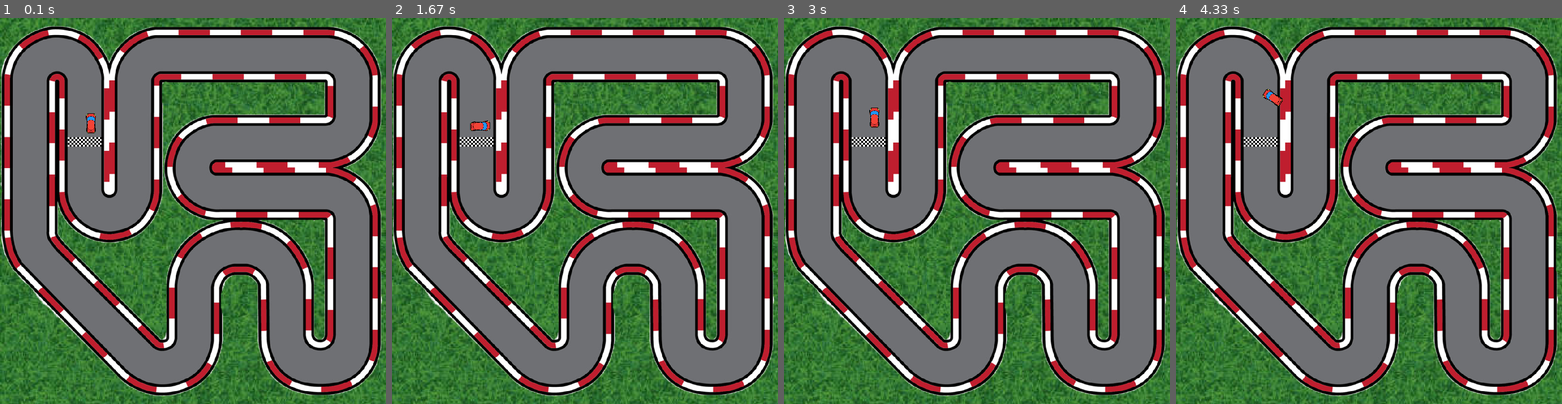
Above: before the commit, frames 1-4 (left to right).
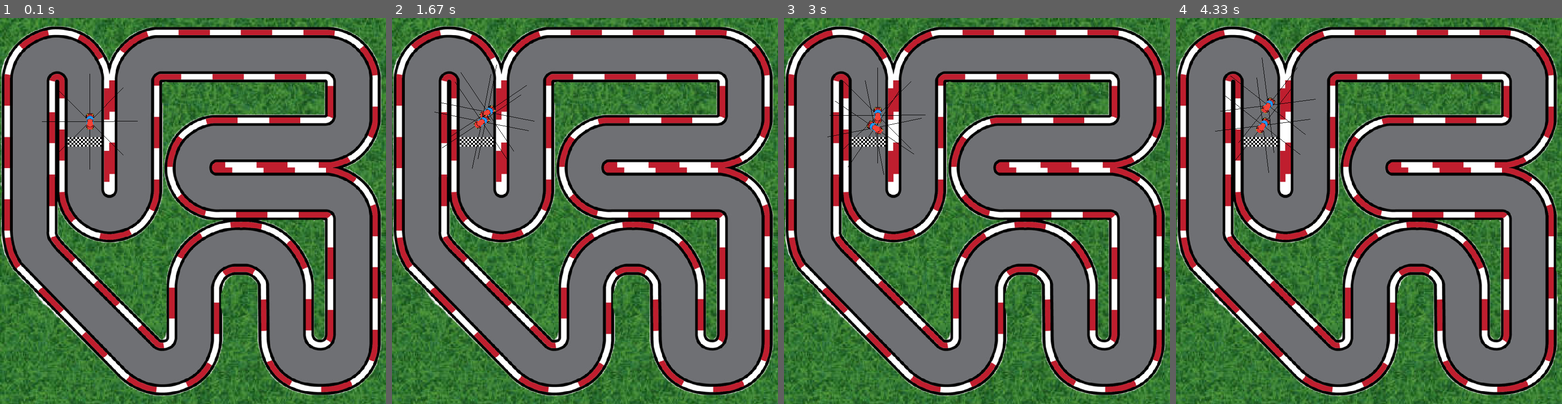
Above: after the commit, the same moments.

Repository: techwithtim/Pygame-Car-Racer
Game: pygame game, started from tutorial2-code/main.py
The game is run twice, just before and just after one commit, with the same random seed, the same clock (stepped at 60 frames per second) and the same inputs.
Inputs:
- Up to frame 1 (0.1 s): no input
- Up to frame 2 (1.67 s): hold D 0.33-0.8 s; hold W 0.83-1.13 s; hold D 1.17-1.63 s
- Up to frame 3 (3 s): hold A 1.67-2.2 s; hold S 2.23-2.53 s; hold A 2.57-2.97 s
- Up to frame 4 (4.33 s): hold W 3-3.37 s; hold D 3.4-4.03 s; hold S from 4.07 s (still down)

The runs differ from the first frame. In frame 1, 0.1% of the frame differs, in the area x 10-36%, y 14-40%; in frame 2, 0.4%; in frame 3, 0.3%; in frame 4, 0.4%, in the area x 10-37%, y 10-41%.

Commit message:
adjusting the code
Made some changes for a later use.
I can create several cars, the have sensors tho they are not really sensing yet :(

Diff:
--- a/tutorial2-code/main.py
+++ b/tutorial2-code/main.py
@@ -13,7 +13,7 @@
 FINISH_MASK = pygame.mask.from_surface(FINISH)
 FINISH_POSITION = (130, 250)
 
-RED_CAR = scale_image(pygame.image.load("imgs/red-car.png"), 0.55)
+RED_CAR = scale_image(pygame.image.load("imgs/red-car.png"), 0.45)
 GREEN_CAR = scale_image(pygame.image.load("imgs/green-car.png"), 0.55)
 
 WIDTH, HEIGHT = TRACK.get_width(), TRACK.get_height()
@@ -32,6 +32,8 @@
         self.angle = 0
         self.x, self.y = self.START_POS
         self.acceleration = 0.1
+        self.score = 0
+        self.sensors = []
 
     def rotate(self, left=False, right=False):
         if left:
@@ -41,6 +43,12 @@
 
     def draw(self, win):
         blit_rotate_center(win, self.img, (self.x, self.y), self.angle)
+
+    # def draw_sensor(self, win):
+    #     for i in range(8):
+    #         rect = self.img.get_rect
+    #         print(rect)
+    #         pygame.draw.line(win, "black", center, (0,0))
 
     def move_forward(self):
         self.vel = min(self.vel + self.acceleration, self.max_vel)
@@ -69,6 +77,8 @@
         self.angle = 0
         self.vel = 0
 
+    def update_score(self, score):
+        self.score += score
 
 class PlayerCar(AbstractCar):
     IMG = RED_CAR
@@ -82,62 +92,76 @@
         self.vel = -self.vel
         self.move()
 
+    def crash(self):
+        self.score -= 500
 
-def draw(win, images, player_car):
+
+def draw(win, images, player_cars):
     for img, pos in images:
         win.blit(img, pos)
+    for car in player_cars:
+        car.draw(win)
+        # car.draw_sensor(win)
 
-    player_car.draw(win)
     pygame.display.update()
 
 
-def move_player(player_car):
+def move_car(c):  # player_car
     keys = pygame.key.get_pressed()
     moved = False
 
     if keys[pygame.K_a]:
-        player_car.rotate(left=True)
+        c.rotate(left=True)
     if keys[pygame.K_d]:
-        player_car.rotate(right=True)
+        c.rotate(right=True)
     if keys[pygame.K_w]:
         moved = True
-        player_car.move_forward()
+        c.move_forward()
     if keys[pygame.K_s]:
         moved = True
-        player_car.move_backward()
+        c.move_backward()
 
     if not moved:
-        player_car.reduce_speed()
+        c.reduce_speed()
 
 
 run = True
 clock = pygame.time.Clock()
 images = [(GRASS, (0, 0)), (TRACK, (0, 0)),
           (FINISH, FINISH_POSITION), (TRACK_BORDER, (0, 0))]
-player_car = PlayerCar(8, 8)
+# player_car = PlayerCar(8, 8)
+
+# Creation of cars
+car_array = []
+for i in range(1, 3):
+    temp = PlayerCar(i, i)
+    car_array.append(temp)
+
 
 while run:
     clock.tick(FPS)
 
-    draw(WIN, images, player_car)
+    draw(WIN, images, car_array)
 
     for event in pygame.event.get():
         if event.type == pygame.QUIT:
             run = False
             break
+    for cars in car_array:
+        move_car(cars)
+    # print(player_car.score)
+    for car in car_array:
+        if car.collide(TRACK_BORDER_MASK) != None:
+            car.crash()
+            car.reset()
 
-    move_player(player_car)
-
-    if player_car.collide(TRACK_BORDER_MASK) != None:
-        player_car.bounce()
-
-    finish_poi_collide = player_car.collide(FINISH_MASK, *FINISH_POSITION)
-    if finish_poi_collide != None:
-        if finish_poi_collide[1] == 0:
-            player_car.bounce()
-        else:
-            player_car.reset()
-            print("finish")
+        finish_poi_collide = car.collide(FINISH_MASK, *FINISH_POSITION)
+        if finish_poi_collide != None:
+            if finish_poi_collide[1] == 0:
+                car.bounce()
+            else:
+                car.score += 1000
+                print("finish")
 
 
 pygame.quit()
--- a/tutorial2-code/utils.py
+++ b/tutorial2-code/utils.py
@@ -1,3 +1,5 @@
+import math
+
 import pygame
 
 
@@ -10,4 +12,13 @@
     rotated_image = pygame.transform.rotate(image, angle)
     new_rect = rotated_image.get_rect(
         center=image.get_rect(topleft=top_left).center)
+    center = new_rect.center
+    while angle < 0:
+        angle += 360
+    radians = math.radians(angle)
+
+    for i in range(8):
+        x, y = center
+        pygame.draw.line(win, "Black", center, (x + 100*math.sin(radians), y + 100*math.cos(radians)))
+        radians -= math.pi/4
     win.blit(rotated_image, new_rect.topleft)
